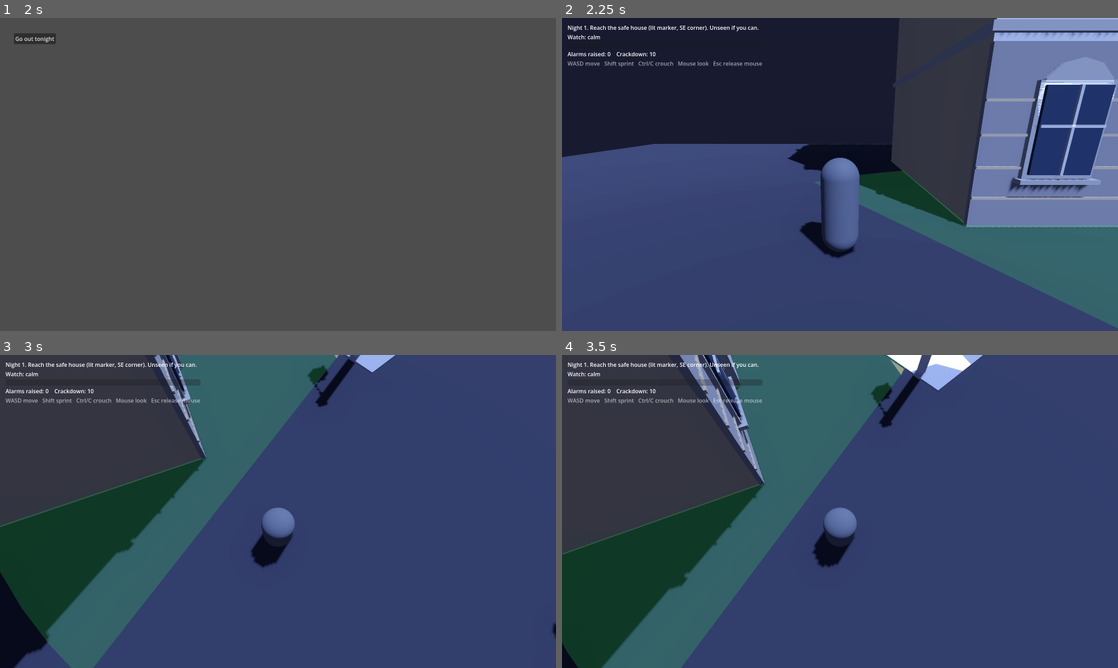
Above: before the commit, frames 1-4 (two rows, left to right).
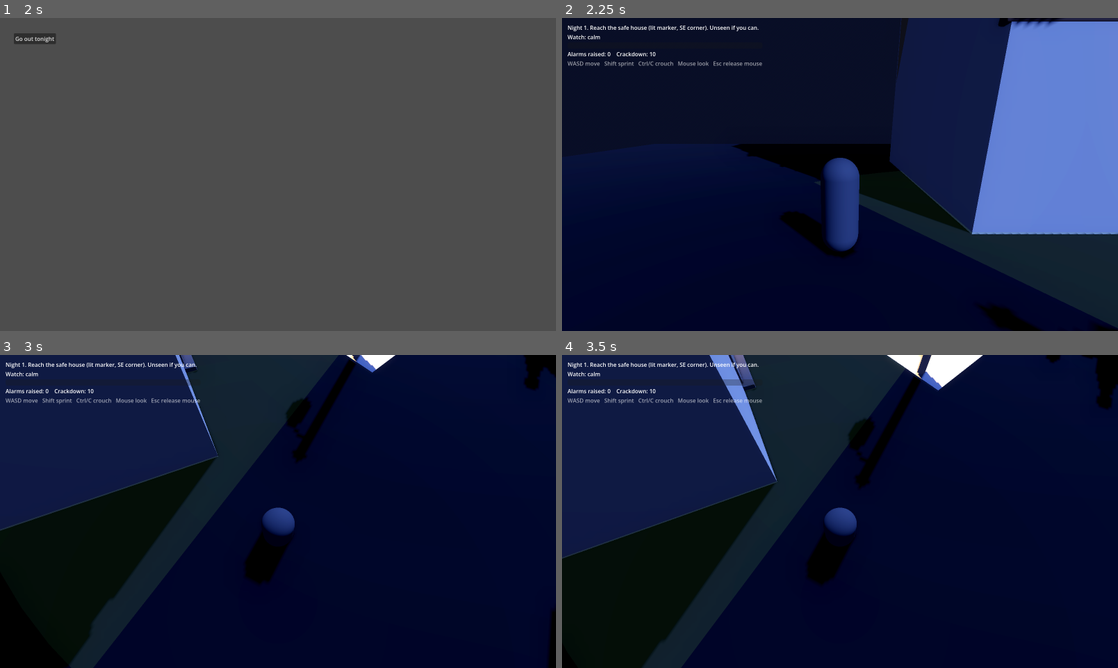
Above: after the commit, the same moments.

Repository: r-melvin/krakow-1795
Game: Godot game, scene res://scenes/main/main.tscn
The game is run twice, just before and just after one commit, with the same random seed, the same clock (stepped at 60 frames per second) and the same inputs.
Inputs (mouse positions are in pixels of both pictures, inside the frame that each line leads up to):
- Up to frame 1 (2 s): click "Szlachcic" at 0.5 s; click "Begin" at 1.25 s
- Up to frame 2 (2.25 s): click "Go out tonight" at 2 s
- Up to frame 3 (3 s): tap Enter at 2.75 s; move the mouse to (305, 511) at 2.77 s; hold W (move_forward) from 2.78 s (still down); hold Ctrl (crouch) from 2.78 s (still down)
- Up to frame 4 (3.5 s): keep holding W (move_forward); keep holding Ctrl (crouch)

Frame 1 is identical in both runs. In frame 2, 75% of the frame differs, in the area x 0-100%, y 0-100%; in frame 3, 99%; in frame 4, 98%.

Commit message:
Fable-style asset pass: bevelled, wonky, sagging, jettied; night lighting pass
Generator rebuilt around a finishing step (corner wonk, bevel, optional
subsurf, smooth-by-angle) applied to every part. Buildings shear to lean
a few degrees, storeys jetty outward, roofs come from a profile generator
with ridge sag and eave flare, corners get stone quoins, doors get straps
and studs, windows get chunky wonky frames and shutters. Figures are
rounded with broad chests, big hands and boots, faces with nose and eyes.

District environment: procedural sky, SSAO, glow, filmic tonemap, low cool
moon, strong warm oil-lantern pools, window spill lights, softer cones.

Co-Authored-By: Claude Fable 5.1 <noreply@anthropic.com>

Diff:
--- a/scripts/city/greybox_district.gd
+++ b/scripts/city/greybox_district.gd
@@ -13,7 +13,8 @@
 
 func _ready() -> void:
 	_ground_mat = StandardMaterial3D.new()
-	_ground_mat.albedo_color = Color(0.36, 0.35, 0.36)
+	_ground_mat.albedo_color = Color(0.30, 0.28, 0.27)
+	_ground_mat.roughness = 0.9
 	_environment()
 	_ground()
 	_landmarks()
@@ -26,40 +27,68 @@
 func _environment() -> void:
 	var env := WorldEnvironment.new()
 	var e := Environment.new()
-	e.background_mode = Environment.BG_COLOR
-	e.background_color = Color(0.04, 0.045, 0.08)
+	var sky := Sky.new()
+	var sm := ProceduralSkyMaterial.new()
+	sm.sky_top_color = Color(0.02, 0.025, 0.06)
+	sm.sky_horizon_color = Color(0.10, 0.09, 0.14)
+	sm.ground_bottom_color = Color(0.02, 0.02, 0.03)
+	sm.ground_horizon_color = Color(0.08, 0.07, 0.10)
+	sm.sun_angle_max = 5.0
+	sky.sky_material = sm
+	e.background_mode = Environment.BG_SKY
+	e.sky = sky
 	e.ambient_light_source = Environment.AMBIENT_SOURCE_COLOR
-	e.ambient_light_color = Color(0.3, 0.34, 0.5)
-	e.ambient_light_energy = 0.4
+	e.ambient_light_color = Color(0.16, 0.19, 0.32)
+	e.ambient_light_energy = 0.38
+	e.tonemap_mode = Environment.TONE_MAPPER_FILMIC
+	e.tonemap_exposure = 1.15
+	e.ssao_enabled = true
+	e.ssao_radius = 1.5
+	e.ssao_intensity = 2.5
+	e.glow_enabled = true
+	e.glow_intensity = 0.55
+	e.glow_bloom = 0.15
+	e.glow_hdr_threshold = 1.0
 	e.fog_enabled = true
-	e.fog_light_color = Color(0.09, 0.10, 0.16)
-	e.fog_density = 0.010
-	e.tonemap_mode = Environment.TONE_MAPPER_FILMIC
-	e.glow_enabled = true
-	e.glow_intensity = 0.4
-	e.glow_bloom = 0.1
+	e.fog_light_color = Color(0.07, 0.08, 0.13)
+	e.fog_density = 0.008
+	e.adjustment_enabled = true
+	e.adjustment_saturation = 1.15
+	e.adjustment_contrast = 1.08
 	env.environment = e
 	add_child(env)
 
+	# Low winter moon: cool, long shadows.
 	var moon := DirectionalLight3D.new()
-	moon.light_color = Color(0.62, 0.72, 1.0)
-	moon.light_energy = 0.45
-	moon.rotation_degrees = Vector3(-55, 35, 0)
+	moon.light_color = Color(0.55, 0.66, 1.0)
+	moon.light_energy = 0.22
+	moon.rotation_degrees = Vector3(-38, 40, 0)
 	moon.shadow_enabled = true
+	moon.directional_shadow_max_distance = 120
 	add_child(moon)
 
-	# Oil lanterns. Kraków had public street lighting from the 1770s, sparse.
+	# Oil lanterns. Kraków had public street lighting from the 1770s, sparse: warm pools between dark stretches.
 	for p in [Vector3(-22, 0, -22), Vector3(22, 0, -22), Vector3(-22, 0, 22), Vector3(16, 0, 24),
-			Vector3(0, 0, -24), Vector3(-6, 0, 24), Vector3(-24, 0, 0), Vector3(24, 0, 4)]:
+			Vector3(0, 0, -24), Vector3(-6, 0, 24), Vector3(-24, 0, 0), Vector3(24, 0, 4), Vector3(0, 0, 8), Vector3(0, 0, -8)]:
 		var l := OmniLight3D.new()
-		l.position = p + Vector3(0.8, 2.8, 0)
-		l.light_color = Color(1.0, 0.72, 0.42)
-		l.light_energy = 4
-		l.omni_range = 14
-		l.omni_attenuation = 1.4
+		l.position = p + Vector3(0.9, 2.9, 0)
+		l.light_color = Color(1.0, 0.68, 0.36)
+		l.light_energy = 10
+		l.omni_range = 22
+		l.omni_attenuation = 1.3
 		l.shadow_enabled = true
+		l.light_specular = 0.3
 		add_child(l)
 		Assets.place(self, "lantern_post", p, 0.0)
+
+	# Lit windows spill a little warm light onto the square's edges.
+	for p in [Vector3(-14, 6, -27), Vector3(8, 6, -27), Vector3(-27, 6, 6), Vector3(6, 6, 27), Vector3(-12, 6, 27)]:
+		var w := OmniLight3D.new()
+		w.position = p
+		w.light_color = Color(1.0, 0.75, 0.45)
+		w.light_energy = 2.5
+		w.omni_range = 9
+		add_child(w)
 
 
 func _ground() -> void:
@@ -71,7 +100,8 @@
 	add_child(g)
 	# Snow patches and a few paving strips to break the plane.
 	var snow := StandardMaterial3D.new()
-	snow.albedo_color = Color(0.86, 0.88, 0.93)
+	snow.albedo_color = Color(0.80, 0.83, 0.90)
+	snow.roughness = 0.95
 	var rng := RandomNumberGenerator.new()
 	rng.seed = 1795
 	for i in 24:
--- a/scripts/stealth/guard.gd
+++ b/scripts/stealth/guard.gd
@@ -65,7 +65,7 @@
 	_cone.mesh = cone_mesh
 	var cmat := StandardMaterial3D.new()
 	cmat.transparency = BaseMaterial3D.TRANSPARENCY_ALPHA
-	cmat.albedo_color = Color(0.2, 0.8, 0.3, 0.18)
+	cmat.albedo_color = Color(0.55, 0.75, 0.35, 0.10)
 	cmat.shading_mode = BaseMaterial3D.SHADING_MODE_UNSHADED
 	cmat.cull_mode = BaseMaterial3D.CULL_DISABLED
 	_cone.material_override = cmat
@@ -223,14 +223,14 @@
 	var mat := _cone.material_override as StandardMaterial3D
 	match state:
 		State.CALM:
-			mat.albedo_color = Color(0.2, 0.8, 0.3, 0.18)
+			mat.albedo_color = Color(0.55, 0.75, 0.35, 0.10)
 			_label.text = ""
 		State.CURIOUS:
-			mat.albedo_color = Color(0.9, 0.8, 0.2, 0.25)
+			mat.albedo_color = Color(0.95, 0.8, 0.25, 0.18)
 			_label.text = "?"
 		State.SEARCHING:
-			mat.albedo_color = Color(0.95, 0.5, 0.1, 0.3)
+			mat.albedo_color = Color(0.95, 0.5, 0.15, 0.22)
 			_label.text = "!?"
 		State.ALARM:
-			mat.albedo_color = Color(0.9, 0.1, 0.1, 0.35)
+			mat.albedo_color = Color(0.9, 0.15, 0.1, 0.28)
 			_label.text = "!!"
Binary file changed: assets/models/barrel.glb
Binary file changed: assets/models/cart.glb
Binary file changed: assets/models/crate_stack.glb
Binary file changed: assets/models/lantern_post.glb
Binary file changed: assets/models/market_stall.glb
Binary file changed: assets/models/st_adalbert.glb
Binary file changed: assets/models/st_marys.glb
Binary file changed: assets/models/sukiennice.glb
Binary file changed: assets/models/tenement_a.glb
Binary file changed: assets/models/tenement_b.glb
Binary file changed: assets/models/tenement_c.glb
Binary file changed: assets/models/tenement_d.glb
(and 4 more such lines)
